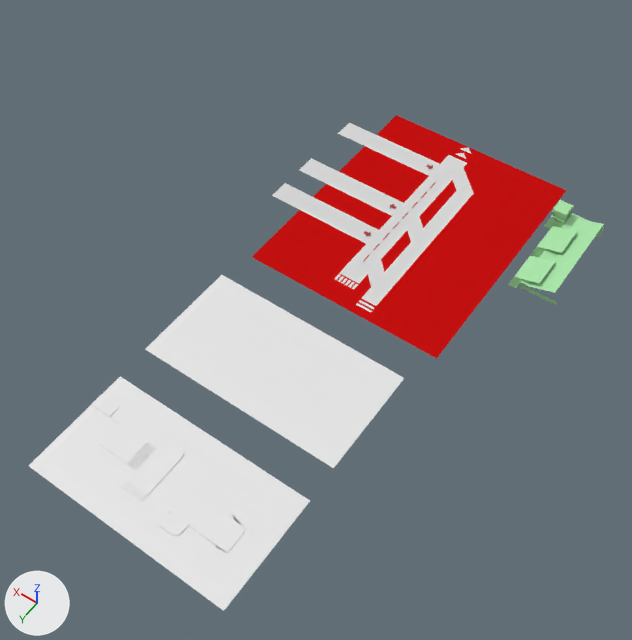
The Blender file assets/floor.blend, before and after one commit.
Both versions are drawn from a 50 mm lens placed at (-51.5, 73.2, 118.1), pointed at (5.1, -6.1, -6.4). Lighting does not change. The marker at lower left points along +X, +Y and +Z.

The first picture shows 'Plane', 'floor3', 'floor4', 'hangar'.
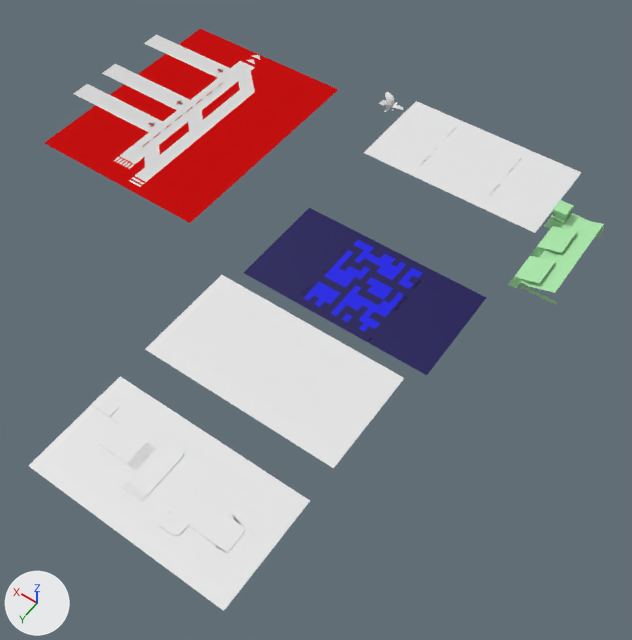
Edits to the scene script, one JSON object a line:
```json
{"op": "remove", "block": "ob_floor2", "code": "ob_floor2.hide_set(True)"}
{"op": "remove", "block": "ob_floor1", "code": "ob_floor1.hide_set(True)"}
{"op": "set", "path": "ob_floor1.location", "old": "(-0.2, -11.1, 0.0)", "new": "(-0.2, -13.2, 0.0)"}
{"op": "set", "path": "ob_floor4.location", "old": "(-0.3, -29.6, 2.2)", "new": "(52.2, -29.6, 2.2)"}
{"op": "remove", "block": "ob_plant", "code": "ob_plant.hide_set(True)"}
{"op": "set", "path": "ob_plant.location", "old": "(0.0, -57.1, 0.0)", "new": "(22.2, -57.1, 0.0)"}
```

Where the change shows, as pixel boxes (x1, y1, x2, y2) in the pictures (632 x 640 px):
```json
{"object": "floor4", "change": "moved", "before": [252, 115, 566, 358], "after": [45, 29, 338, 223]}
{"object": "floor1", "change": "shown", "after": [244, 208, 486, 375], "on screen": "blue"}
{"object": "floor2", "change": "shown", "after": [364, 101, 582, 233]}
{"object": "plant", "change": "shown", "after": [379, 92, 404, 112]}
```
